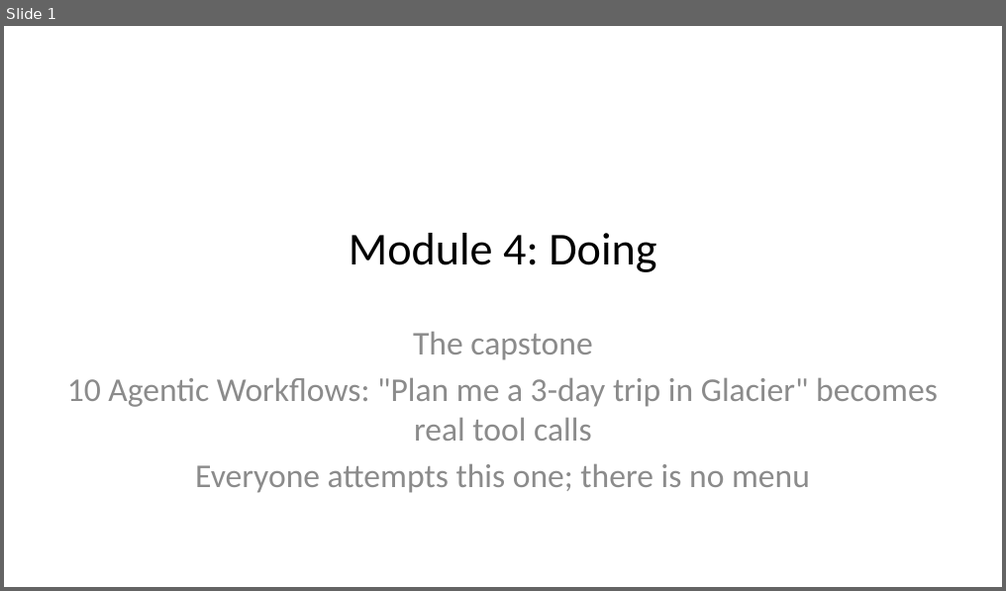
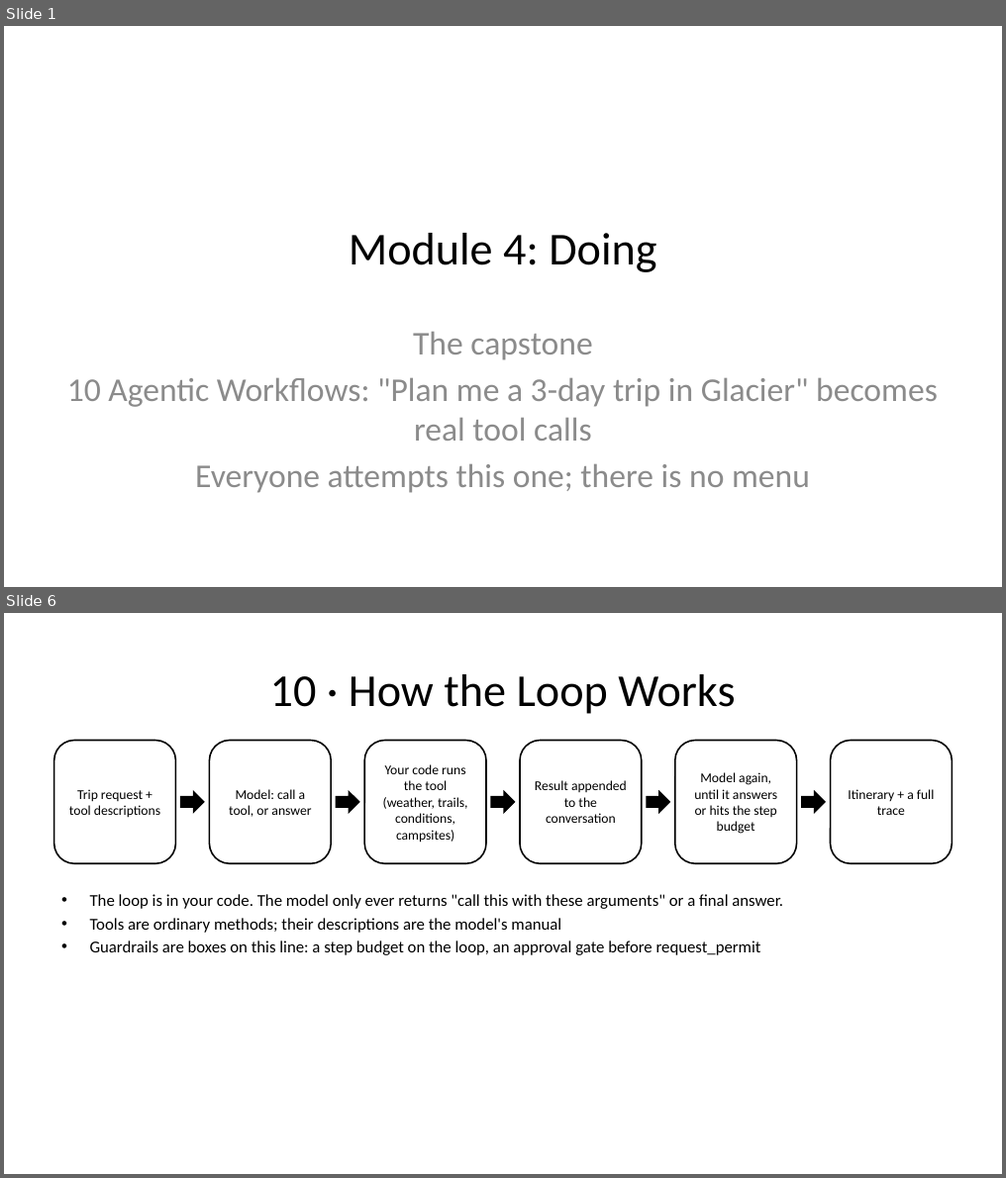
Before and after one commit to trailheadtechnology/10-ai-features-workshop, a slide deck: docs/slides/pptx/M4-doing.pptx. Shown one above the other, each under a label of ours: slide 1 before the commit, slides 1 and 6 after it; the slides between them are not shown. The pictures are 1006x591 and 1006x1178 pixels, drawn with LibreOffice and Linux fonts; fonts in the diff are those of the drawing. Boxes give left, top, right and bottom in pixels: in the first picture for what was removed or moved away, otherwise in the second. Text is boxed around its words. In the diff, an @@ line names an element or a change of style, - is before the commit and + after.

```diff
--- a/docs/slides/pptx/M4-doing.pptx
+++ b/docs/slides/pptx/M4-doing.pptx
@@ slide 6 added at (4, 613, 1002, 1174), background #FFFFFF @@
@@ title added at (270, 674, 735, 714), 44 pt, text #000000 @@
+10 · How the Loop Works
@@ rounded rectangle added at (54, 741, 175, 863), outline #000000 1.5 pt, 13 pt, text #000000 @@
+Trip request + tool descriptions
@@ rounded rectangle added at (209, 741, 331, 863), outline #000000 1.5 pt, 13 pt, text #000000 @@
+Model: call a tool, or answer
@@ rounded rectangle added at (364, 741, 486, 863), outline #000000 1.5 pt, 13 pt, text #000000 @@
+Your code runs the tool (weather, trails, conditions, campsites)
@@ rounded rectangle added at (520, 741, 642, 863), outline #000000 1.5 pt, 13 pt, text #000000 @@
+Result appended to the conversation
@@ rounded rectangle added at (675, 741, 797, 863), outline #000000 1.5 pt, 13 pt, text #000000 @@
+Model again, until it answers or hits the step budget
@@ rounded rectangle added at (831, 741, 951, 863), outline #000000 1.5 pt, 13 pt, text #000000 @@
+Itinerary + a full trace
@@ right arrow added at (180, 790, 205, 814), fill #000000 @@
@@ right arrow added at (336, 790, 360, 814), fill #000000 @@
@@ right arrow added at (491, 790, 515, 814), fill #000000 @@
@@ right arrow added at (647, 790, 671, 814), fill #000000 @@
@@ right arrow added at (801, 790, 826, 814), fill #000000 @@
@@ text added at (90, 894, 783, 956), 16 pt, text #000000 @@
+• The loop is in your code. The model only ever returns "call this with these arguments" or a final answer.
+• Tools are ordinary methods; their descriptions are the model's manual
+• Guardrails are boxes on this line: a step budget on the loop, an approval gate before request_permit
```
Also in this commit, not shown: 10 slides changed, 1 other slide added, 12 other files.
